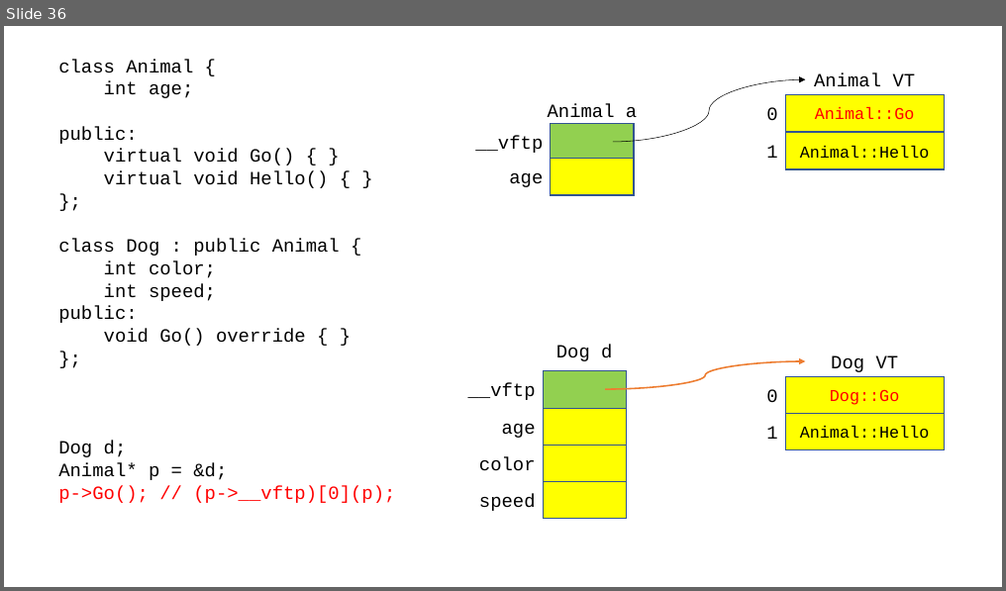
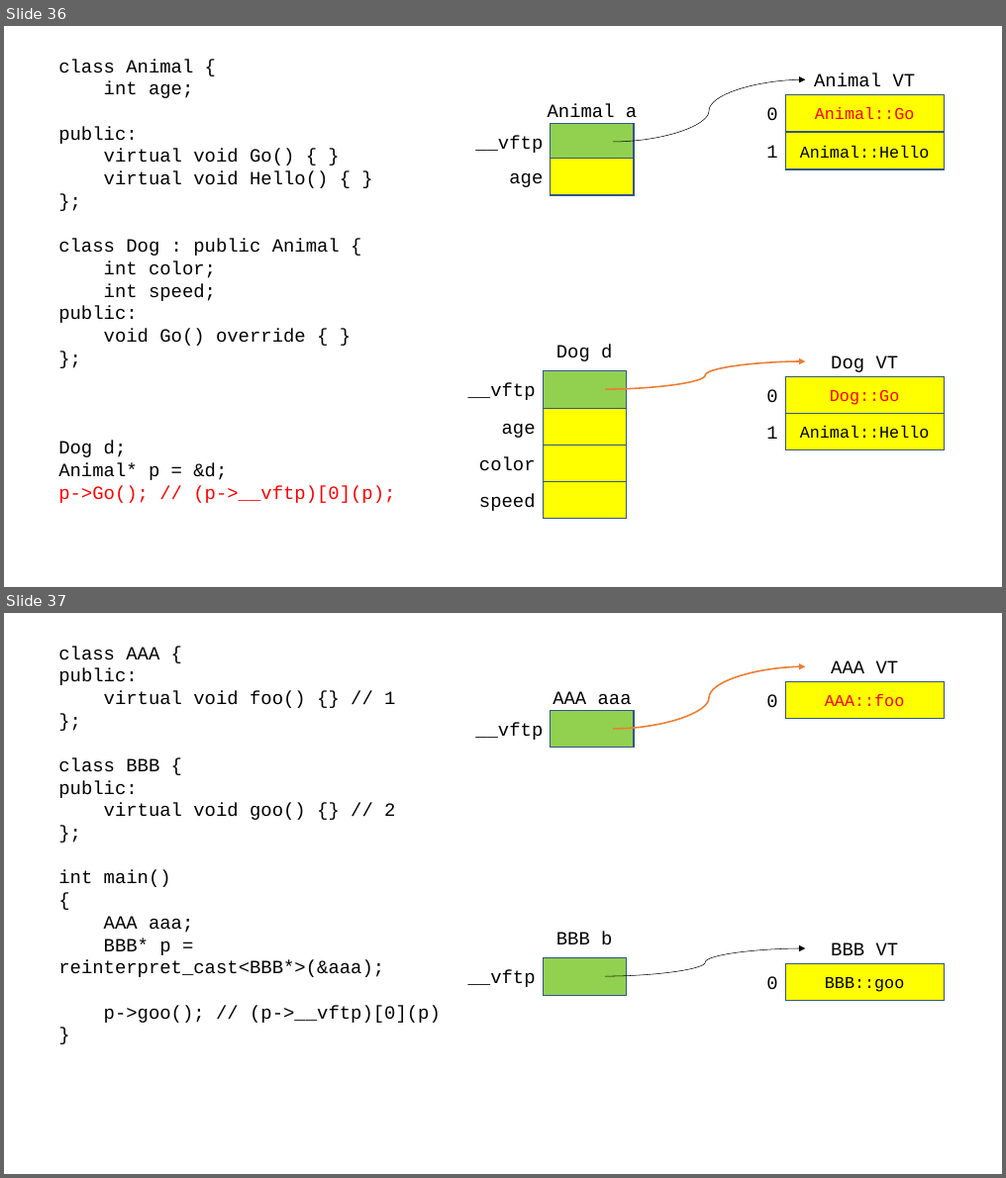
Before and after one commit to Mike7Chu/hyundai_230303, a slide deck: 230303.pptx. Shown one above the other, each under a label of ours: slide 36 before the commit, slides 36 and 37 after it. The pictures are 1006x591 and 1006x1178 pixels, drawn with LibreOffice and Linux fonts; fonts in the diff are those of the drawing. Boxes give left, top, right and bottom in pixels: in the first picture for what was removed or moved away, otherwise in the second. Text is boxed around its words. In the diff, an @@ line names an element or a change of style, - is before the commit and + after.

```diff
--- a/230303.pptx
+++ b/230303.pptx
@@ slide 37 added at <box>4,613,1002,1174</box>, background #FFFFFF @@
@@ text added at <box>58,646,441,1023</box>, 18 pt, text #000000 @@
+class AAA {
+public:
+virtual void foo() {} // 1
+};
+class BBB {
+public:
+virtual void goo() {} // 2
+};
+int main()
+{
+AAA aaa;
+BBB* p = reinterpret_cast<BBB*>(&aaa);
+p->goo(); // (p->__vftp)[0](p)
+}
@@ curved arrow added from (613, 729) to (806, 666), #ED7D31 1.5 pt @@
@@ text added at <box>831,661,899,673</box>, 18 pt, text #000000 @@
+AAA VT
@@ text added at <box>552,691,632,704</box>, 18 pt, text #000000 @@
+AAA aaa
@@ text added at <box>766,694,777,707</box>, 18 pt, text #000000 @@
+0
@@ rectangle added at <box>785,682,944,719</box>, fill #FFFF00, outline #325491 1 pt, 16 pt, text #FF0000 @@
+AAA::foo
@@ text added at <box>475,723,543,740</box>, 18 pt, text #000000 @@
+__vftp
@@ rectangle added at <box>550,710,634,747</box>, fill #92D050, outline #325491 1 pt @@
@@ text added at <box>556,932,612,946</box>, 18 pt, text #000000 @@
+BBB b
@@ rectangle added at <box>543,959,626,995</box>, fill #92D050, outline #325491 1 pt @@
@@ curved arrow added from (605, 977) to (806, 949), #000000 0.5 pt @@
@@ rectangle added at <box>785,964,944,1001</box>, fill #FFFF00, outline #325491 1 pt, 16 pt, text #000000 @@
+BBB::goo
@@ text added at <box>831,943,899,956</box>, 18 pt, text #000000 @@
+BBB VT
@@ text added at <box>468,970,536,987</box>, 18 pt, text #000000 @@
+__vftp
@@ text added at <box>766,976,777,989</box>, 18 pt, text #000000 @@
+0
```
Also in this commit, not shown: 1 other file.
